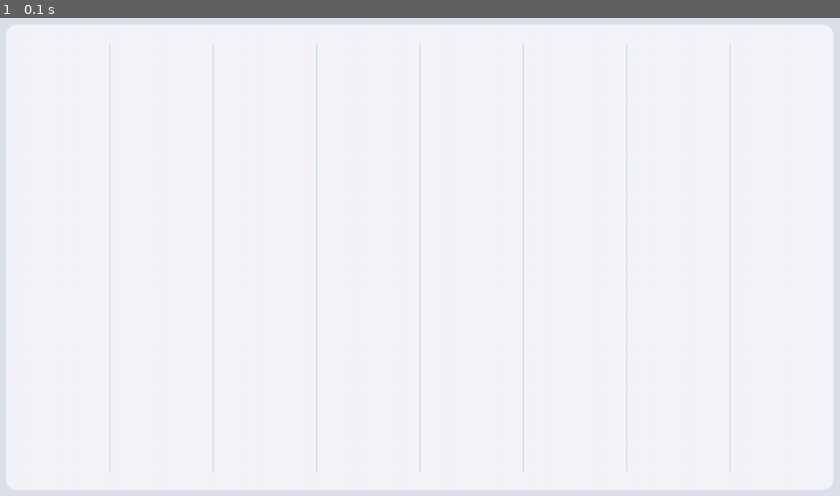
Above: before the commit, frame 1.
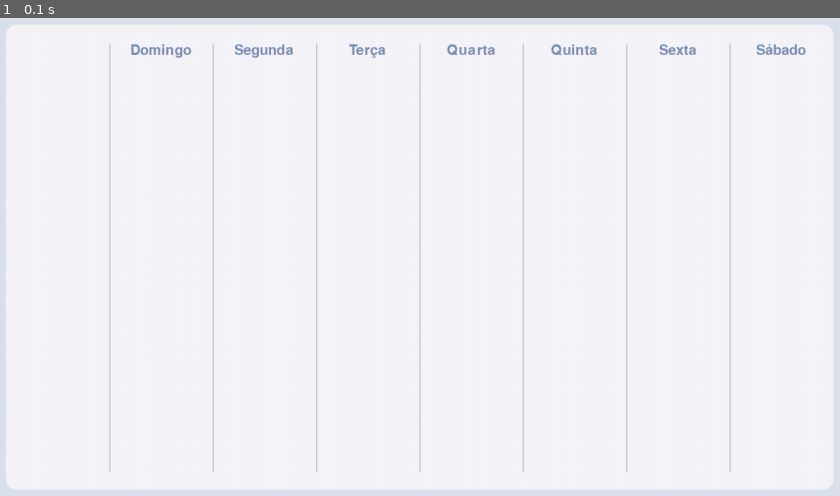
Above: after the commit, the same moment.

Repository: agbecker/projetos-semanais
Game: pygame game, started from Planner Semanal/main.py
Two runs of this game, one before a commit and one after it. Both use one fixed random seed, a clock stepped at 60 frames per second and the inputs below.
Inputs:
- Up to frame 1 (0.1 s): no input

The runs differ from the first frame. In frame 1, 0.5% of the frame differs, in the area x 15-96%, y 5-9%.

Commit message:
nomes dos dias

Diff:
--- a/Planner Semanal/data_structures.py
+++ b/Planner Semanal/data_structures.py
@@ -1,3 +1,5 @@
+from pygame import Color
+
 class Time(object):
     def __init__(self, hour, minute):
         self.hour = hour
@@ -20,11 +22,12 @@
         return self == other or self < other
 
 class Task(object):
-    def __init__(self, day, time, name, details = ''):
+    def __init__(self, day, time, name, details = '', color_index = 0):
         self.day = day
         self.time = time
         self.name = name
         self.details = details
+        self.color = Task.get_task_color(color_index)
 
     def __eq__(self, other):
         if type(other) is not Task:
@@ -39,6 +42,11 @@
             raise TypeError('Can only compare Task objects')
         return self < other or self == other
 
+    @classmethod
+    def get_task_color(cls, index):
+        return [Color(27,155,255),
+                Color(255,74,5)][index]
+
 class Day(object):
     def __init__(self, number):
         self.number = number
--- a/Planner Semanal/ui_elements.py
+++ b/Planner Semanal/ui_elements.py
@@ -18,31 +18,45 @@
 CALENDAR_BOTTOM_FULL = WINDOW_HEIGHT-CALENDAR_TOP
 CALENDAR_BOTTOM_CROPPED = CALENDAR_TOP + int(1-CALENDAR_CROP_RATIO)*WINDOW_HEIGHT
 CALENDAR_CORNER_RADIUS = int(0.013*CALENDAR_WIDTH)
+
+## Day Columns
 COLUMN_WIDTH = CALENDAR_WIDTH//8
 COLUMN_SEPARATOR_WIDTH = 2
 COLUMN_SEPARATOR_HEIGHT = CALENDAR_HEIGHT*(1-2*CALENDAR_BORDER_RATIO)
 COLUMN_SEPARATOR_TOP = CALENDAR_TOP + CALENDAR_HEIGHT//2 - COLUMN_SEPARATOR_HEIGHT//2
+COLUMN_HEADER_TOP = COLUMN_SEPARATOR_TOP
+COLUMN_HEADER_FONT_SIZE = 30
 
 # Colors
 CALENDAR_BACKGROUND = Color(245,245,250)
 MAIN_BACKGROUND = Color(220,225,235)
-COLUMN_SEPARATOR_COLOR = Color(210,225,235)
+COLUMN_SEPARATOR_COLOR = Color(200,205,214)
+COLUMN_HEADER_COLOR = Color(120,140,180)
 
 # Contém o calendário
 class CalendarBox(object):
     def __init__(self):
         self.rect = pygame.Rect(CALENDAR_LEFT, CALENDAR_TOP, CALENDAR_WIDTH, CALENDAR_BOTTOM_FULL-CALENDAR_TOP)
         self.color = CALENDAR_BACKGROUND
+        self.columns = [DayColumn(i) for i in range(7)]
 
     def render(self):
         pygame.draw.rect(WINDOW, self.color, self.rect, border_radius=CALENDAR_CORNER_RADIUS)
+        for col in self.columns:
+            col.render()
 
 class DayColumn(object):
-    def __init__(self, day):
-        self.day = day
-        self.column = day.number
-        self.header_text = day.name
+    def __init__(self, num):
+        self.day = ds.Day(num)
+        self.column = num
         self.is_selected = False
+        self.header_font = pygame.font.Font(None, COLUMN_HEADER_FONT_SIZE)
+        name = self.day.name
+        self.x = CALENDAR_LEFT+(num+1)*COLUMN_WIDTH + COLUMN_WIDTH//2 - self.header_font.size(name)[0]//2
+        self.header = self.header_font.render(name, True, COLUMN_HEADER_COLOR)
+
+    def render(self):
+        WINDOW.blit(self.header, (self.x, COLUMN_HEADER_TOP))
 
 class ColumnLines(object):
     def __init__(self):
@@ -52,3 +66,7 @@
         end_y = COLUMN_SEPARATOR_TOP+COLUMN_SEPARATOR_HEIGHT
         for x in self.xs:
             pygame.draw.line(WINDOW,COLUMN_SEPARATOR_COLOR,(x,COLUMN_SEPARATOR_TOP),(x,end_y),COLUMN_SEPARATOR_WIDTH)
+
+class TaskTag(object):
+    def __init__(self, task):
+        self.task = task
